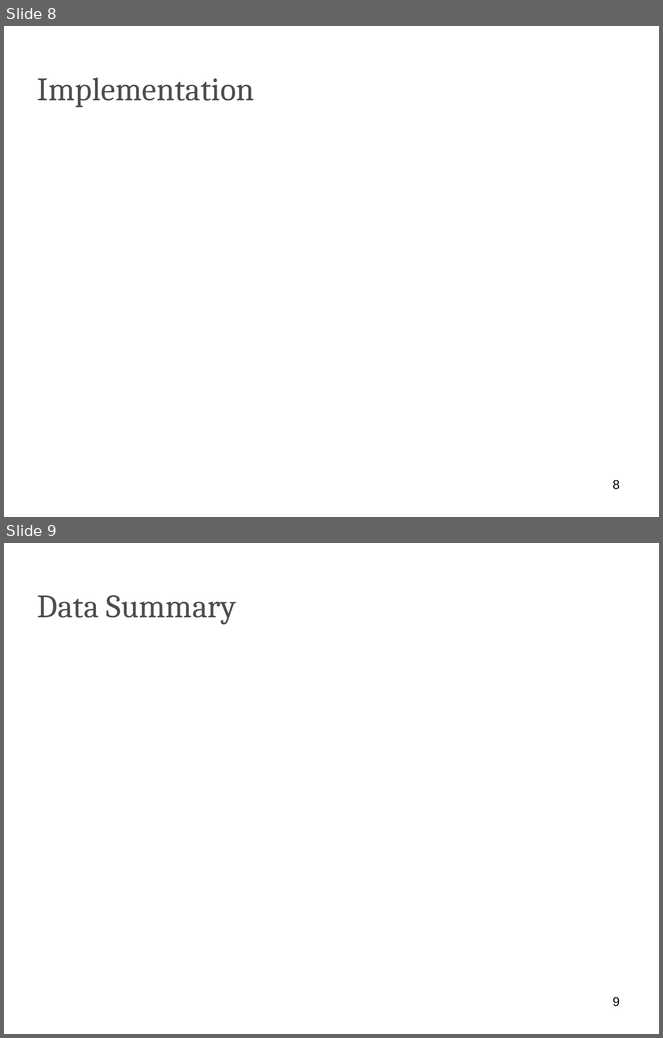
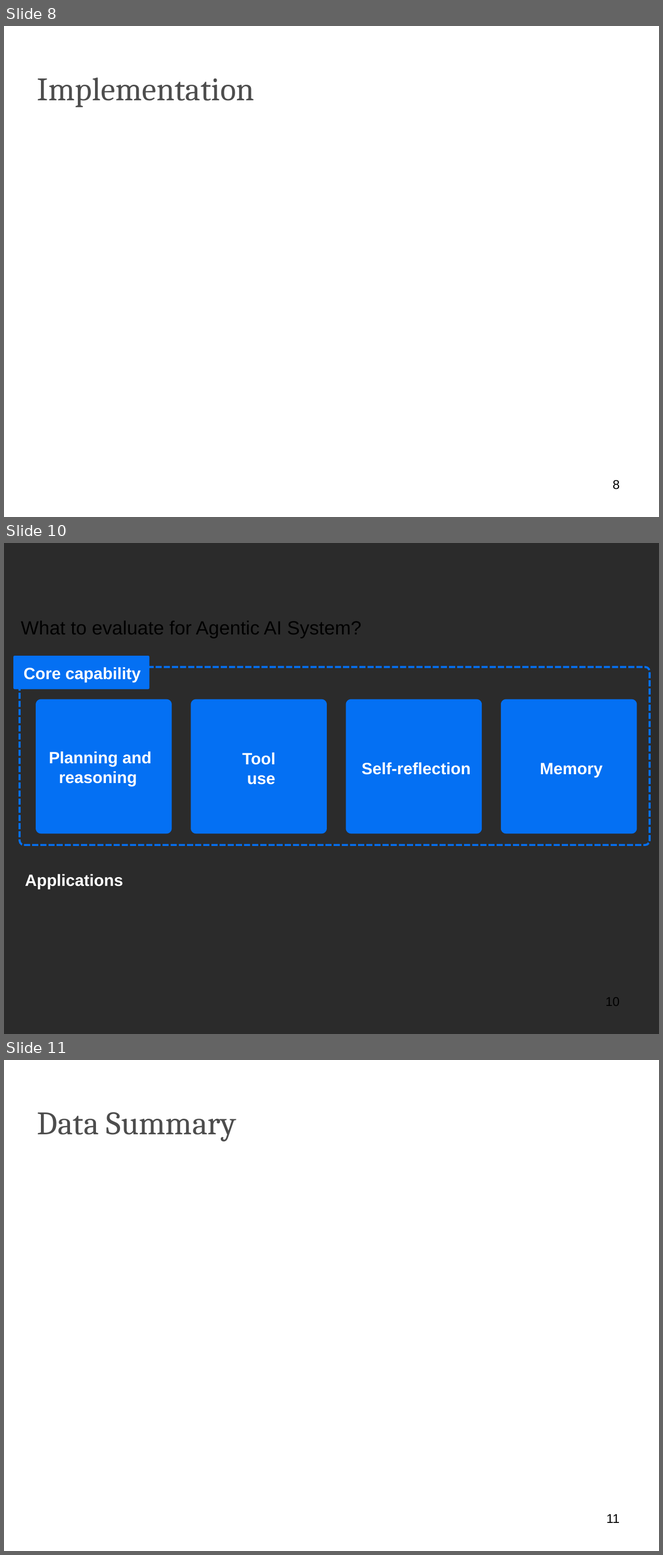
Before and after one commit to qiyanjun/2026sp-GenAI-Agents-Overview-Course, a slide deck: Lectures/ProjPresentationTemplate-1.pptx. Shown one above the other, each under a label of ours: slides 8 and 9 before the commit, slides 8, 10 and 11 after it; the slides between them are not shown. The pictures are 663x1038 and 663x1555 pixels, drawn with LibreOffice and Linux fonts; fonts in the diff are those of the drawing; background and template pictures are left out; a plain dark background stands for a picture behind light text. Boxes give left, top, right and bottom in pixels: in the first picture for what was removed or moved away, otherwise in the second. Text is boxed around its words. In the diff, an @@ line names an element or a change of style, - is before the commit and + after.

Commit message:
adding this week's two slide decks / LLM jailbreaking + agent evaluation

```diff
--- a/Lectures/ProjPresentationTemplate-1.pptx
+++ b/Lectures/ProjPresentationTemplate-1.pptx
@@ slide 10 added at (4, 543, 659, 1034), background picture (left out) @@
@@ text added at (21, 621, 362, 638), 21 pt, text #000000 @@
+What to evaluate for Agentic AI System?
@@ rounded rectangle added at (13, 656, 150, 689), fill #0470F3 @@
@@ rounded rectangle added at (20, 667, 650, 845), outline #0470F3 2.25 pt dashed @@
@@ text added at (24, 667, 141, 682), 18 pt, text #FFFFFF, bold @@
+Core capability
@@ rounded rectangle added at (36, 700, 172, 834), fill #0470F3 @@
@@ rounded rectangle added at (191, 700, 327, 834), fill #0470F3 @@
@@ rounded rectangle added at (346, 700, 482, 834), fill #0470F3 @@
@@ rounded rectangle added at (501, 700, 637, 834), fill #0470F3 @@
@@ text added at (49, 752, 152, 786), 18 pt, text #FFFFFF, bold @@
+Planning and
+reasoning
@@ text added at (242, 753, 275, 785), 18 pt, text #FFFFFF, bold @@
+Tool
+use
@@ text added at (362, 762, 471, 775), 18 pt, text #FFFFFF, bold @@
+Self-reflection
@@ text added at (540, 763, 603, 778), 18 pt, text #FFFFFF, bold @@
+Memory
@@ text added at (25, 874, 123, 889), 18 pt, text #FFFFFF, bold @@
+Applications
@@ page number added at (606, 997, 620, 1006), 14 pt, text #000000 @@
+10
@@ what was slide 9 is now slide 11 @@
@@ page number at (607, 1514, 620, 1523): text changed @@
-9
+11
```
Also in this commit, not shown: 1 other slide added, 12 other files.
